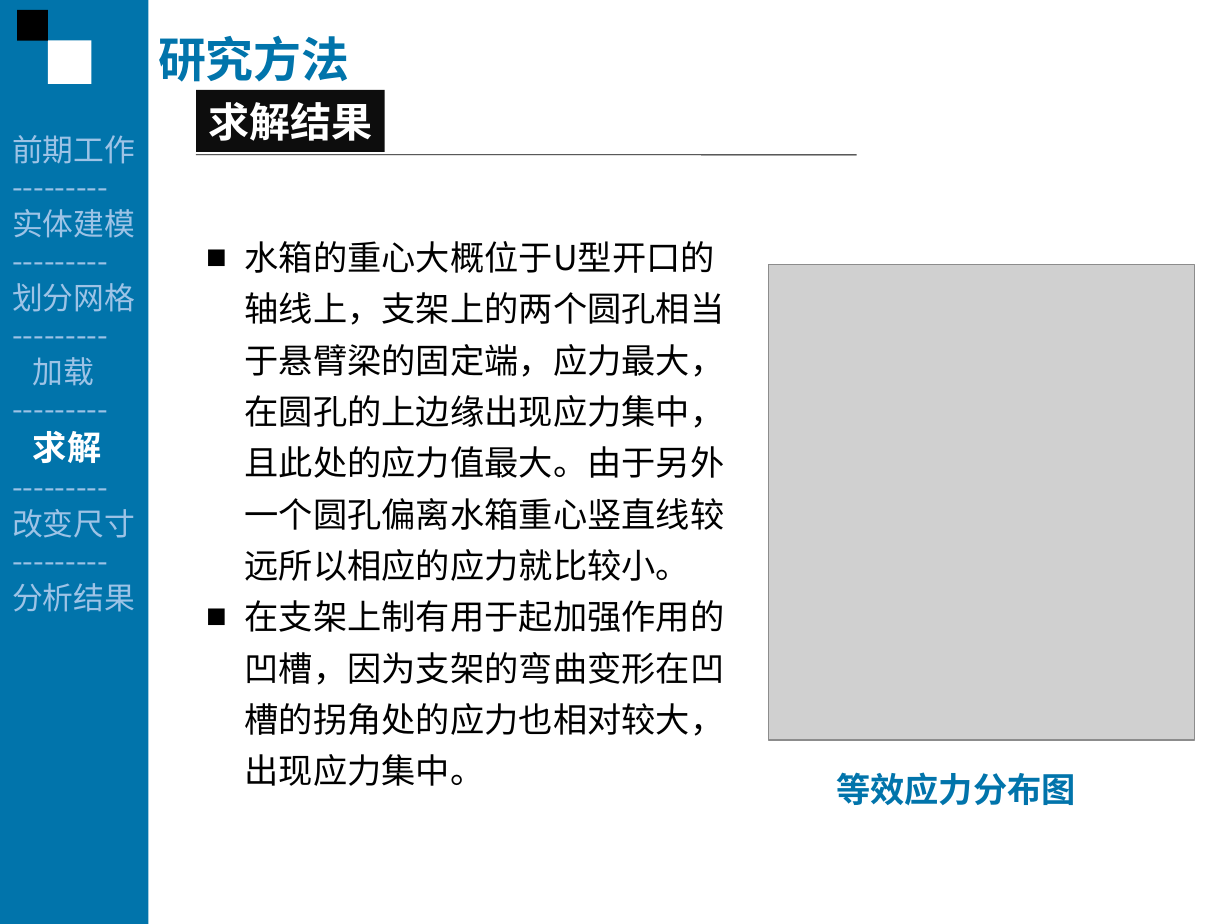
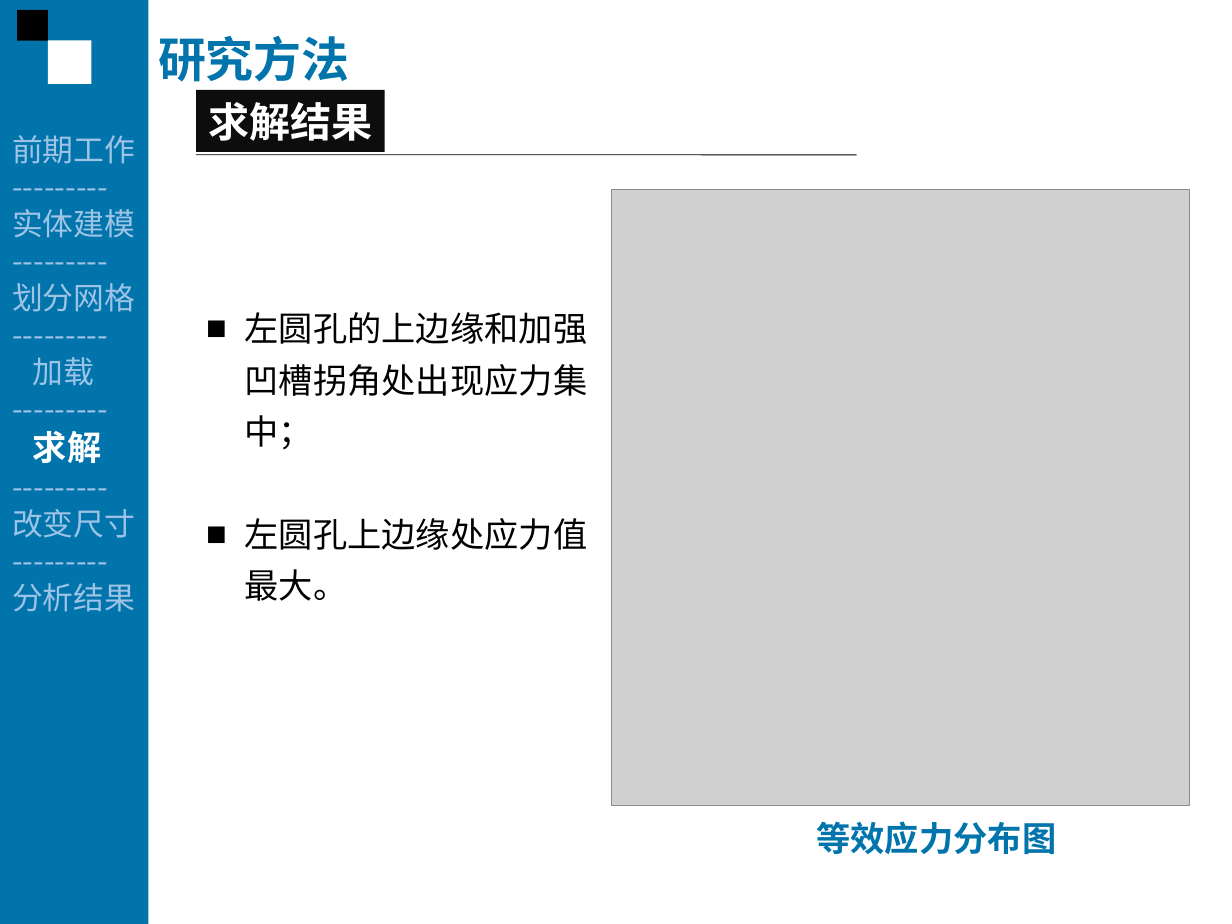
Before and after one commit to Fitor/Thesis, a slide deck: slide 18 of report/Report By Ci.ppt (slide 27 before the commit). Drawn at 1232x924 pixels with LibreOffice and Linux fonts; fonts in the diff are those of the drawing; grey boxes stand for pictures. Boxes give left, top, right and bottom in pixels: in the first picture for what was removed or moved away, otherwise in the second. Text is boxed around its words. In the diff, an @@ line names an element or a change of style, - is before the commit and + after.

```diff
--- a/report/Report By Ci.ppt
+++ b/report/Report By Ci.ppt
@@ picture: place and size @@
-picture at <box>769,265,1194,740</box>
+picture at <box>611,190,1189,806</box>
@@ text removed at <box>245,241,725,786</box> @@
-■ 水箱的重心大概位于U型开口的轴线上，支架上的两个圆孔相当于悬臂梁的固定端，应力最大，在圆孔的上边缘出现应力集中，且此处的应力值最大。由于另外一个圆孔偏离水箱重心竖直线较远所以相应的应力就比较小。
-■ 在支架上制有用于起加强作用的凹槽，因为支架的弯曲变形在凹槽的拐角处的应力也相对较大，出现应力集中。
@@ text added at <box>245,312,588,601</box>, 20 pt, text #000000 @@
+■ 左圆孔的上边缘和加强凹槽拐角处出现应力集中；
+■ 左圆孔上边缘处应力值最大。
@@ text "等效应力分布图": place and size @@
-text "等效应力分布图" at <box>836,772,1076,805</box>
+text "等效应力分布图" at <box>816,821,1056,854</box>
```
Also in this commit, not shown: 17 other slides changed, 9 slides removed, 2 other files.
